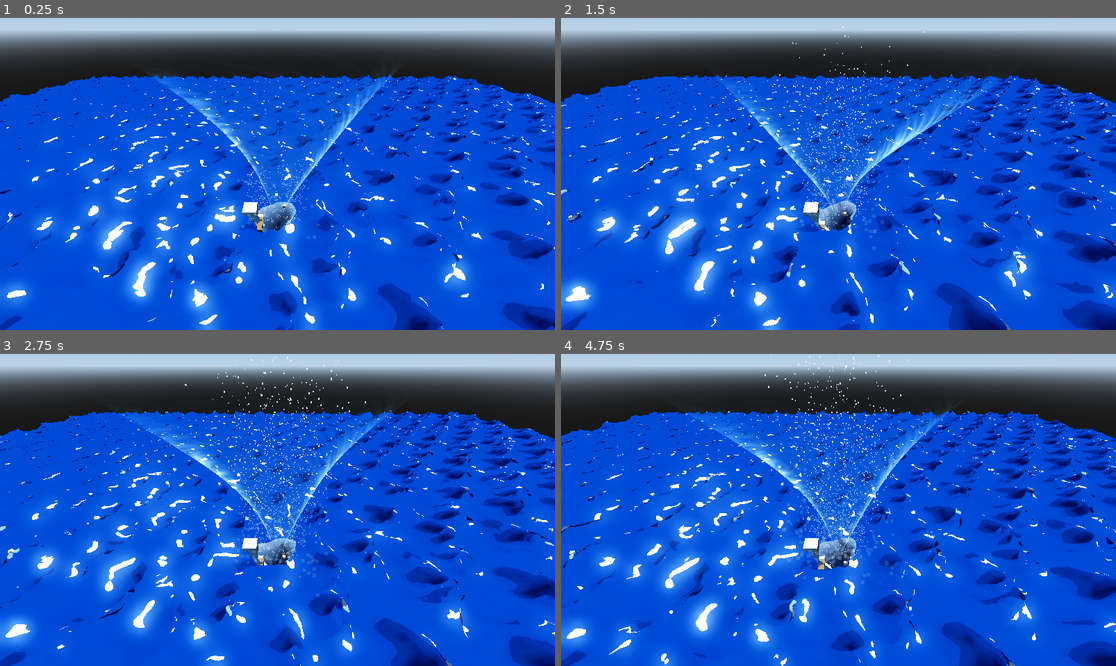
Above: before the commit, frames 1-4 (two rows, left to right).
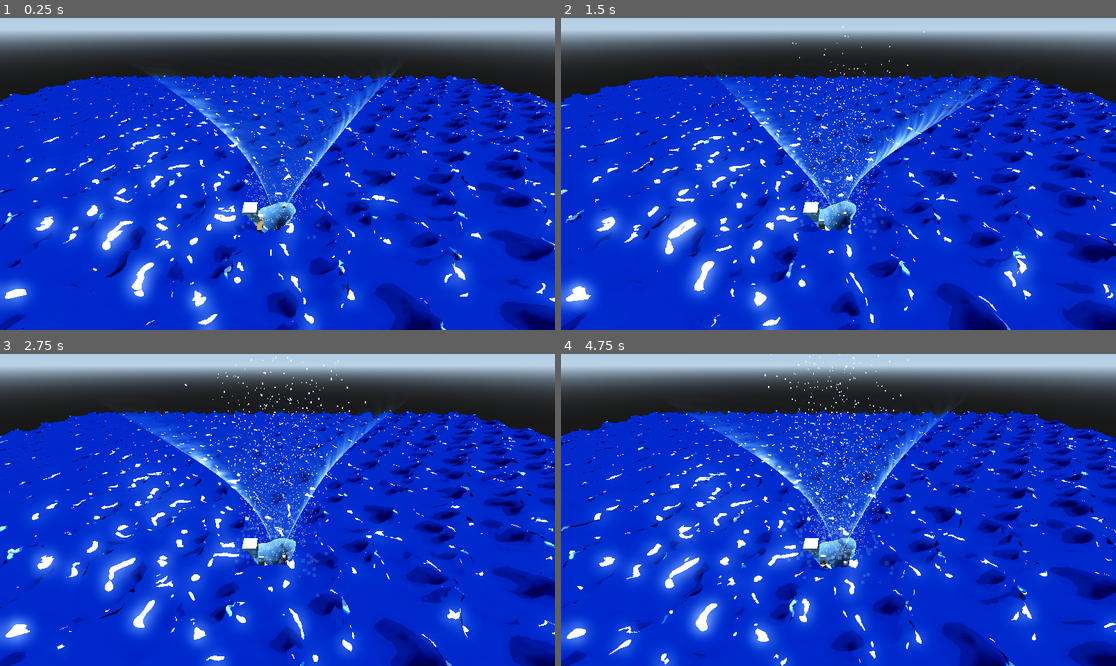
Above: after the commit, the same moments.

Repository: bkttt0429/The-Ember-Archipelago
Game: Godot game, scene res://WaterSystem/Scenes/Tests/WaterTest.tscn
The game is run twice, just before and just after one commit, with the same random seed, the same clock (stepped at 60 frames per second) and the same inputs. Before the commit the project starts from res://WaterSystem/WaterTest.tscn.
Inputs:
- Up to frame 1 (0.25 s): no input
- Up to frame 2 (1.5 s): no input
- Up to frame 3 (2.75 s): no input
- Up to frame 4 (4.75 s): no input

The runs differ from the first frame. In frame 1, 73% of the frame differs, in the area x 0-100%, y 18-100%; in frame 2, 69%; in frame 3, 69%; in frame 4, 69%.

Commit message:
feat: Implement a new water system with core logic, physics, VFX shaders, and related project configuration updates.

Diff:
--- a/WaterSystem/WaterspoutForce.gd
+++ b/WaterSystem/Physics/WaterspoutForce.gd
@@ -14,7 +14,7 @@
 @export var foam_ring_outer: float = 8.0
 @export var darkness_factor: float = 0.9
 @export var shader_update_node: NodePath
-@export var vfx_scene: PackedScene = preload("res://WaterSystem/VFX/WaterspoutVFX.tscn")
+@export var vfx_scene: PackedScene = preload("res://WaterSystem/VFX/Particles/WaterspoutVFX.tscn")
 
 var water_mesh: MeshInstance3D
 var vfx_instance: Node3D
--- a/WaterSystem/Buoyancy/FloatingBox.tscn
+++ b/WaterSystem/Scenes/Prefabs/FloatingBox.tscn
@@ -1,8 +1,8 @@
 [gd_scene load_steps=7 format=3 uid="uid://floatingbox_demo"]
 
-[ext_resource type="Script" path="res://WaterSystem/Buoyancy/MassCalculation.gd" id="1_masscalc"]
-[ext_resource type="Script" path="res://WaterSystem/Buoyancy/BuoyantCell.gd" id="2_buoyantcell"]
-[ext_resource type="Script" path="res://WaterSystem/Buoyancy/FluidDrag.gd" id="3_fluiddrag"]
+[ext_resource type="Script" path="res://WaterSystem/Physics/Buoyancy/MassCalculation.gd" id="1_masscalc"]
+[ext_resource type="Script" path="res://WaterSystem/Physics/Buoyancy/BuoyantCell.gd" id="2_buoyantcell"]
+[ext_resource type="Script" path="res://WaterSystem/Physics/Buoyancy/FluidDrag.gd" id="3_fluiddrag"]
 
 [sub_resource type="BoxMesh" id="BoxMesh_wood"]
 size = Vector3(1, 1, 1)
--- a/WaterSystem/Buoyancy/StylizedShip.tscn
+++ b/WaterSystem/Scenes/Prefabs/StylizedShip.tscn
@@ -1,8 +1,8 @@
 [gd_scene load_steps=10 format=3 uid="uid://stylized_ship"]
 
-[ext_resource type="Script" path="res://WaterSystem/Buoyancy/BuoyantCell.gd" id="1_buoyantcell"]
-[ext_resource type="Script" path="res://WaterSystem/Buoyancy/FluidDrag.gd" id="2_fluiddrag"]
-[ext_resource type="Script" path="res://WaterSystem/Buoyancy/MassCalculation.gd" id="3_masscalc"]
+[ext_resource type="Script" path="res://WaterSystem/Physics/Buoyancy/BuoyantCell.gd" id="1_buoyantcell"]
+[ext_resource type="Script" path="res://WaterSystem/Physics/Buoyancy/FluidDrag.gd" id="2_fluiddrag"]
+[ext_resource type="Script" path="res://WaterSystem/Physics/Buoyancy/MassCalculation.gd" id="3_masscalc"]
 
 [sub_resource type="BoxMesh" id="BoxMesh_hull"]
 size = Vector3(2, 1, 4)
--- a/WaterSystem/Waterspout.tscn
+++ b/WaterSystem/Scenes/Prefabs/Waterspout.tscn
@@ -1,6 +1,6 @@
 [gd_scene load_steps=3 format=3 uid="uid://ck6m7v2n0p3w"]
 
-[ext_resource type="Script" uid="uid://bltp76y8v2kx0" path="res://WaterSystem/WaterspoutForce.gd" id="1_script"]
+[ext_resource type="Script" uid="uid://bltp76y8v2kx0" path="res://WaterSystem/Physics/WaterspoutForce.gd" id="1_script"]
 
 [sub_resource type="CylinderShape3D" id="CylinderShape3D_spout"]
 height = 20.0
--- a/WaterSystem/WaterTest.tscn
+++ b/WaterSystem/Scenes/Tests/WaterTest.tscn
@@ -1,14 +1,14 @@
 [gd_scene load_steps=12 format=3 uid="uid://c43djo2nun36i"]
 
-[ext_resource type="PlaneMesh" uid="uid://enn723a8bp5i" path="res://WaterSystem/WaterMesh.tres" id="2_mesh"]
-[ext_resource type="Script" uid="uid://camtt77s1axug" path="res://WaterSystem/WaterController.gd" id="3_controller"]
-[ext_resource type="Material" uid="uid://cf5yq4x0wcvie" path="res://WaterSystem/WaterMaterial.tres" id="4_material"]
-[ext_resource type="PackedScene" path="res://WaterSystem/Buoyancy/FloatingBox.tscn" id="5_box"]
+[ext_resource type="PlaneMesh" uid="uid://enn723a8bp5i" path="res://WaterSystem/VFX/Materials/WaterMesh.tres" id="2_mesh"]
+[ext_resource type="Script" uid="uid://camtt77s1axug" path="res://WaterSystem/Core/WaterController.gd" id="3_controller"]
+[ext_resource type="Material" uid="uid://cf5yq4x0wcvie" path="res://WaterSystem/VFX/Materials/WaterMaterial.tres" id="4_material"]
+[ext_resource type="PackedScene" path="res://WaterSystem/Scenes/Prefabs/FloatingBox.tscn" id="5_box"]
 [ext_resource type="Script" uid="uid://b24rq7ym2oo6m" path="res://WaterSystem/VFX/WaveSplashDetector.gd" id="6_detector"]
-[ext_resource type="PackedScene" uid="uid://d3yq8j2num46l" path="res://WaterSystem/RippleSystem/RippleViewport.tscn" id="7_ripple_vp"]
-[ext_resource type="Script" uid="uid://cj6v3ixmkq8p6" path="res://WaterSystem/RippleSystem/RippleManager.gd" id="8_ripple_man"]
-[ext_resource type="PackedScene" uid="uid://ck6m7v2n0p3w" path="res://WaterSystem/Waterspout.tscn" id="9_spout"]
-[ext_resource type="PackedScene" path="res://WaterSystem/Buoyancy/StylizedShip.tscn" id="10_ship"]
+[ext_resource type="PackedScene" uid="uid://d3yq8j2num46l" path="res://WaterSystem/VFX/RippleSystem/RippleViewport.tscn" id="7_ripple_vp"]
+[ext_resource type="Script" uid="uid://cj6v3ixmkq8p6" path="res://WaterSystem/VFX/RippleSystem/RippleManager.gd" id="8_ripple_man"]
+[ext_resource type="PackedScene" uid="uid://ck6m7v2n0p3w" path="res://WaterSystem/Scenes/Prefabs/Waterspout.tscn" id="9_spout"]
+[ext_resource type="PackedScene" path="res://WaterSystem/Scenes/Prefabs/StylizedShip.tscn" id="10_ship"]
 
 [sub_resource type="ProceduralSkyMaterial" id="ProceduralSkyMaterial_main"]
 sky_top_color = Color(0.2, 0.5, 0.9, 1)
--- a/WaterSystem/WaterMaterial.tres
+++ b/WaterSystem/VFX/Materials/WaterMaterial.tres
@@ -1,6 +1,6 @@
 [gd_resource type="ShaderMaterial" load_steps=6 format=3 uid="uid://cf5yq4x0wcvie"]
 
-[ext_resource type="Shader" uid="uid://5cu1poa1084l" path="res://WaterSystem/stylized_water.gdshader" id="1_mpvtw"]
+[ext_resource type="Shader" uid="uid://5cu1poa1084l" path="res://WaterSystem/VFX/ShaderFiles/stylized_water.gdshader" id="1_mpvtw"]
 
 [sub_resource type="ViewportTexture" id="ViewportTexture_f5ikj"]
 viewport_path = NodePath("FoamViewport")
@@ -32,15 +32,18 @@
 resource_local_to_scene = true
 render_priority = 0
 shader = ExtResource("1_mpvtw")
-shader_parameter/sync_time = 1246.805
-shader_parameter/shallow_color = Color(0.2, 0.8, 1, 1)
-shader_parameter/mid_color = Color(0, 0.4, 0.7, 1)
-shader_parameter/deep_color = Color(0, 0.05, 0.15, 1)
-shader_parameter/depth_band_1 = 3.0
+shader_parameter/sync_time = 937.686
+shader_parameter/shallow_color = Color(0.15, 0.55, 0.75, 1)
+shader_parameter/mid_color = Color(0.05, 0.35, 0.55, 1)
+shader_parameter/deep_color = Color(0, 0.15, 0.35, 1)
+shader_parameter/depth_band_1 = 5.0
 shader_parameter/depth_band_2 = 15.0
 shader_parameter/foam_outer_color = Color(0, 0.5, 0.8, 1)
 shader_parameter/foam_outer_extent = 0.2
 shader_parameter/color_saturation = 1.0
+shader_parameter/contrast = 1.0
+shader_parameter/color_bands = 1.0
+shader_parameter/shimmer_intensity = 0.8
 shader_parameter/waterspout_pos = Vector3(0, 0, 0)
 shader_parameter/waterspout_radius = 10.0
 shader_parameter/waterspout_strength = 12.0
@@ -50,17 +53,17 @@
 shader_parameter/waterspout_foam_ring_outer = 8.0
 shader_parameter/waterspout_darkness_factor = 0.9
 shader_parameter/wave_speed = 0.05
-shader_parameter/height_scale = 2.1229999999999993
+shader_parameter/height_scale = 3.1844999998216426
 shader_parameter/roughness = 0.15
 shader_parameter/flow_direction = Vector2(1, 0)
 shader_parameter/flow_speed = 0.5
 shader_parameter/vertex_noise_big = SubResource("NoiseTexture2D_nka1t")
 shader_parameter/ripple_height_scale = 0.1
-shader_parameter/wave_a = Vector4(1, 0, 0.15, 20)
-shader_parameter/wave_b = Vector4(0.81915206, 0.57357645, 0.15, 30)
-shader_parameter/wave_c = Vector4(0.7, 0.7, 0.1, 5)
-shader_parameter/wave_d = Vector4(-0.5, 0.5, 0.08, 3)
-shader_parameter/wave_e = Vector4(0.2, -0.8, 0.05, 1.5)
+shader_parameter/wave_a = Vector4(0.9999656, 0.008295251, 0.15, 15)
+shader_parameter/wave_b = Vector4(0.8551511, 0.51837873, 0.15, 22.5)
+shader_parameter/wave_c = Vector4(0.90945685, -0.41579828, 0.1, 12)
+shader_parameter/wave_d = Vector4(0.071674965, 0.99742806, 0.08, 7.5)
+shader_parameter/wave_e = Vector4(0.49274036, -0.8701764, 0.05, 18)
 shader_parameter/foam_color = Color(1, 1, 1, 1)
 shader_parameter/foam_opacity = 0.4
 shader_parameter/foam_crest_threshold = 3.8
--- a/WaterSystem/VFX/WaterspoutVFX.tscn
+++ b/WaterSystem/VFX/Particles/WaterspoutVFX.tscn
@@ -1,6 +1,6 @@
 [gd_scene load_steps=18 format=3 uid="uid://d1x6j8n4y2m3u"]
 
-[ext_resource type="Shader" uid="uid://bj8u8o8j8u8o8" path="res://WaterSystem/VFX/waterspout_funnel.gdshader" id="1_funnel_shader"]
+[ext_resource type="Shader" uid="uid://bj8u8o8j8u8o8" path="res://WaterSystem/VFX/ShaderFiles/waterspout_funnel.gdshader" id="1_funnel_shader"]
 
 [sub_resource type="StandardMaterial3D" id="StandardMaterial3D_spiral"]
 transparency = 1
--- a/WaterSystem/RippleSystem/RippleViewport.tscn
+++ b/WaterSystem/VFX/RippleSystem/RippleViewport.tscn
@@ -1,7 +1,7 @@
 [gd_scene load_steps=5 format=3 uid="uid://d3yq8j2num46l"]
 
-[ext_resource type="Shader" path="res://WaterSystem/RippleSystem/ripple_sim.gdshader" id="1_sim"]
-[ext_resource type="Script" path="res://WaterSystem/RippleSystem/SimulationPass.gd" id="2_pass"]
+[ext_resource type="Shader" path="res://WaterSystem/VFX/RippleSystem/ripple_sim.gdshader" id="1_sim"]
+[ext_resource type="Script" path="res://WaterSystem/VFX/RippleSystem/SimulationPass.gd" id="2_pass"]
 
 [sub_resource type="ShaderMaterial" id="ShaderMaterial_sim"]
 resource_local_to_scene = true
--- a/WaterSystem/stylized_water.gdshader
+++ b/WaterSystem/VFX/ShaderFiles/stylized_water.gdshader
@@ -15,11 +15,12 @@
 // --- Visual Overhaul (符合 DesignRules: Low-Poly Flat Shading 海水风格) ---
 group_uniforms Visual_Overhaul;
 // Low-Poly 海水风格：硬边、Flat Shading、清晰的色彩分层
-uniform vec3 shallow_color : source_color = vec3(0.4, 0.8, 1.0); // 浅海水蓝（明亮）
-uniform vec3 mid_color : source_color = vec3(0.1, 0.5, 0.8); // 中海蓝色
-uniform vec3 deep_color : source_color = vec3(0.0, 0.2, 0.4); // 深海水蓝（不是黑色）
-uniform float depth_band_1 : hint_range(0.0, 20.0) = 2.0; // 浅水区域
-uniform float depth_band_2 : hint_range(0.0, 50.0) = 6.0; // 深水区域
+// 修复：调整颜色和深度阈值，避免过浅
+uniform vec3 shallow_color : source_color = vec3(0.15, 0.55, 0.75); // 海蓝偏绿（修复：从 0.4,0.8,1.0 降低）
+uniform vec3 mid_color : source_color = vec3(0.05, 0.35, 0.55); // 深海蓝（修复：从 0.1,0.5,0.8 降低）
+uniform vec3 deep_color : source_color = vec3(0.0, 0.15, 0.35); // 深海深蓝（修复：从 0.0,0.2,0.4 降低）
+uniform float depth_band_1 : hint_range(0.0, 20.0) = 5.0; // 浅水区域（修复：从 2.0 → 5.0）
+uniform float depth_band_2 : hint_range(0.0, 50.0) = 15.0; // 深水区域（修复：从 6.0 → 15.0）
 
 uniform vec3 foam_outer_color : source_color = vec3(0.9, 0.95, 1.0); // 白色泡沫（Low-Poly 风格）
 uniform float foam_outer_extent : hint_range(0.0, 1.0) = 0.2;
--- a/WaterSystem/VFX/WaveSplashDetector.gd
+++ b/WaterSystem/VFX/WaveSplashDetector.gd
@@ -21,7 +21,7 @@
 
 	# Load default splash if not set (convenience)
 	if not splash_prefab:
-		splash_prefab = load("res://WaterSystem/VFX/SplashParticles.tscn")
+		splash_prefab = load("res://WaterSystem/VFX/Particles/SplashParticles.tscn")
 
 func _process(delta):
 	if _timer > 0:
--- a/project.godot
+++ b/project.godot
@@ -11,10 +11,10 @@
 [application]
 
 config/name="星海餘燼：漂浮群島"
-run/main_scene="res://WaterSystem/WaterTest.tscn"
+run/main_scene="res://WaterSystem/Scenes/Tests/WaterTest.tscn"
 config/features=PackedStringArray("4.5", "Forward Plus")
 config/icon="res://icon.svg"
 
 [autoload]
 
-WaterManager="*res://WaterSystem/WaterManager.gd"
+WaterManager="*res://WaterSystem/Core/WaterManager.gd"
Not shown, removed: WaterSystem/Buoyancy/BuoyantCell.gd.uid
Not shown, removed: WaterSystem/Buoyancy/FluidDrag.gd.uid
Not shown, removed: WaterSystem/Buoyancy/MassCalculation.gd.uid
Renamed: WaterSystem/WaterController.gd -> WaterSystem/Core/WaterController.gd
Renamed: WaterSystem/WaterManager.gd -> WaterSystem/Core/WaterManager.gd
Renamed: WaterSystem/Buoyancy/BuoyantCell.gd -> WaterSystem/Physics/Buoyancy/BuoyantCell.gd
Renamed: WaterSystem/Buoyancy/FluidDrag.gd -> WaterSystem/Physics/Buoyancy/FluidDrag.gd
Renamed: WaterSystem/Buoyancy/MassCalculation.gd -> WaterSystem/Physics/Buoyancy/MassCalculation.gd
Not shown, removed: WaterSystem/RippleSystem/RippleManager.gd.uid
Not shown, removed: WaterSystem/RippleSystem/SimulationPass.gd.uid
Not shown, removed: WaterSystem/RippleSystem/ripple_sim.gdshader.uid
Not shown: 1 places in WaterSystem/VFX/Materials/WaterMesh.tres that only renumber resources
(and 24 more such lines)
